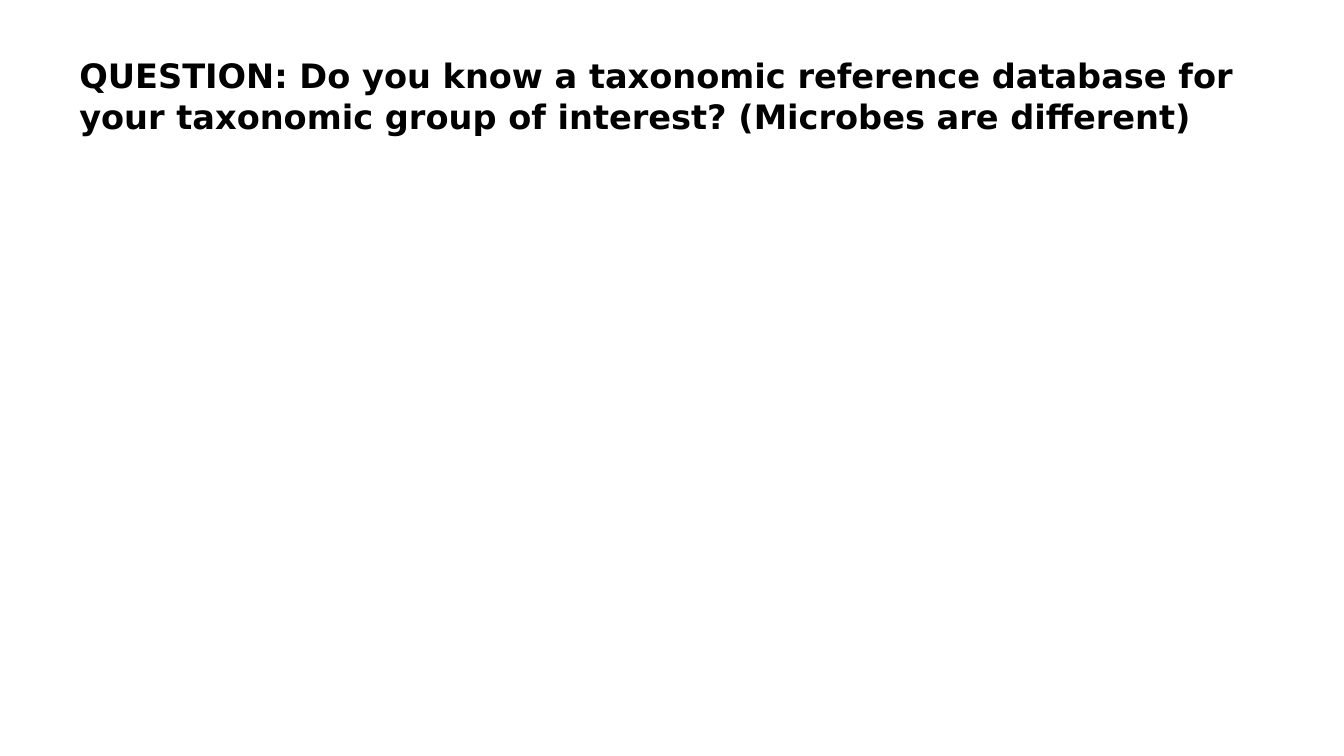
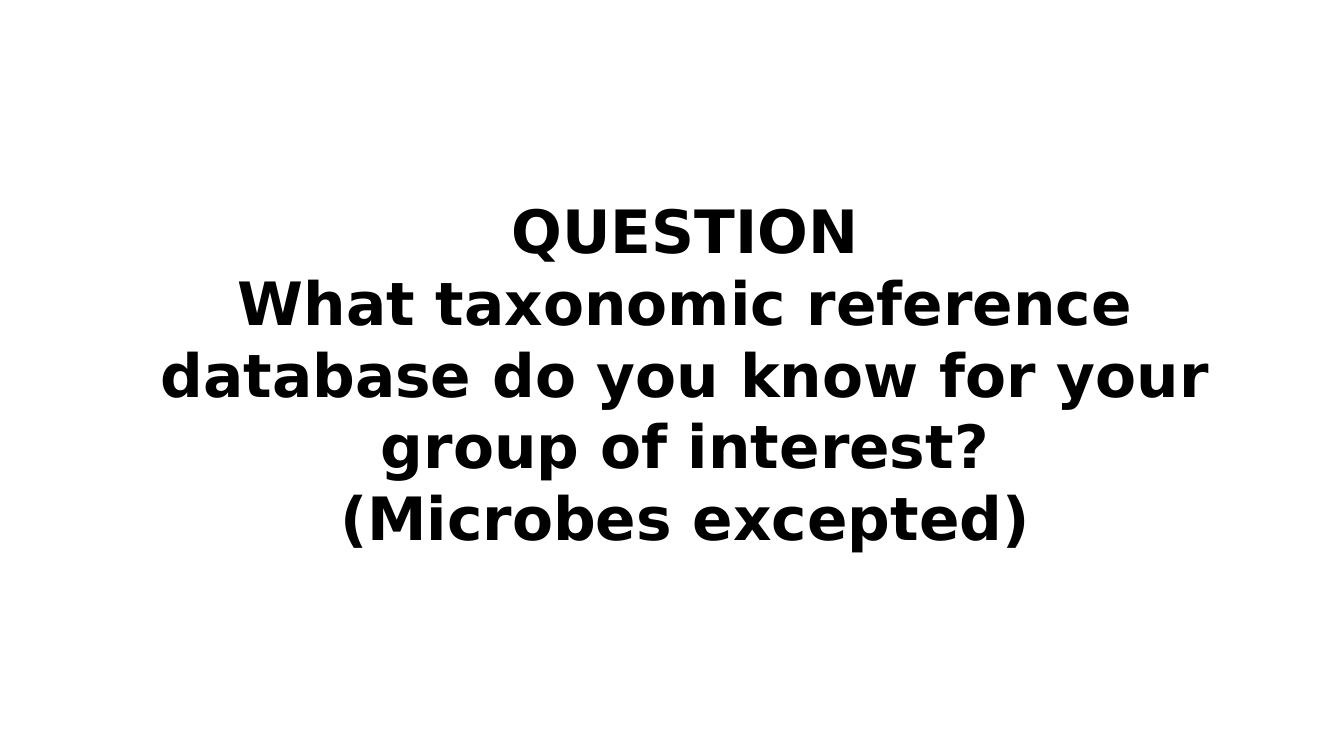
Before and after one commit to Rekyt/taxonomic_harmonization_lecture, a slide deck: slide 24 of taxoharmo_lecture.odp. Drawn at 1344x756 pixels with LibreOffice and Linux fonts; fonts in the diff are those of the drawing; background and template pictures are left out. Boxes give left, top, right and bottom in pixels: in the first picture for what was removed or moved away, otherwise in the second. Text is boxed around its words. In the diff, an @@ line names an element or a change of style, - is before the commit and + after.

Commit message:
Better format questions

```diff
--- a/taxoharmo_lecture.odp
+++ b/taxoharmo_lecture.odp
@@ text at <box>160,208,1209,552</box>: text changed; size 18 to 32 pt @@
-QUESTION: Do you know a taxonomic reference database for your taxonomic group of interest? (Microbes are different)
+QUESTION
+What taxonomic reference database do you know for your group of interest?
+(Microbes excepted)
```
Also in this commit, not shown: 6 other slides changed, 1 slide added, 1 slide removed.
